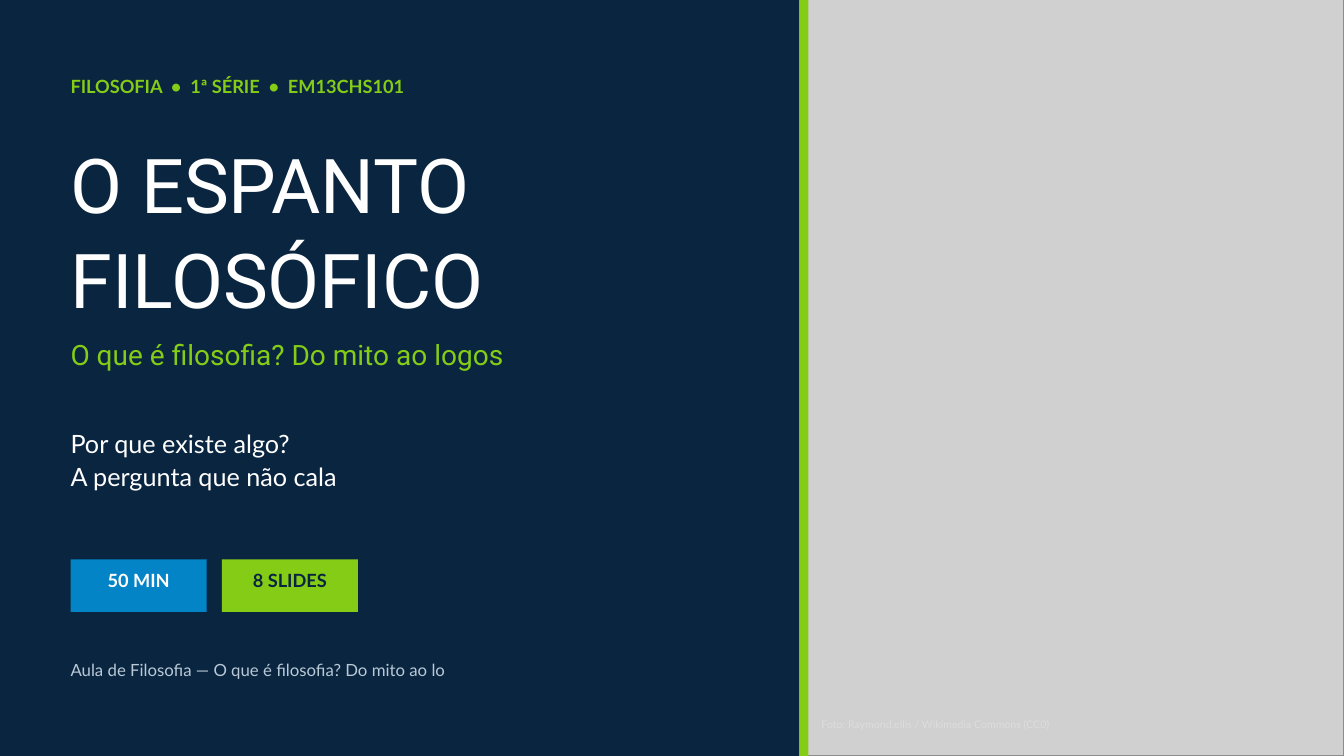
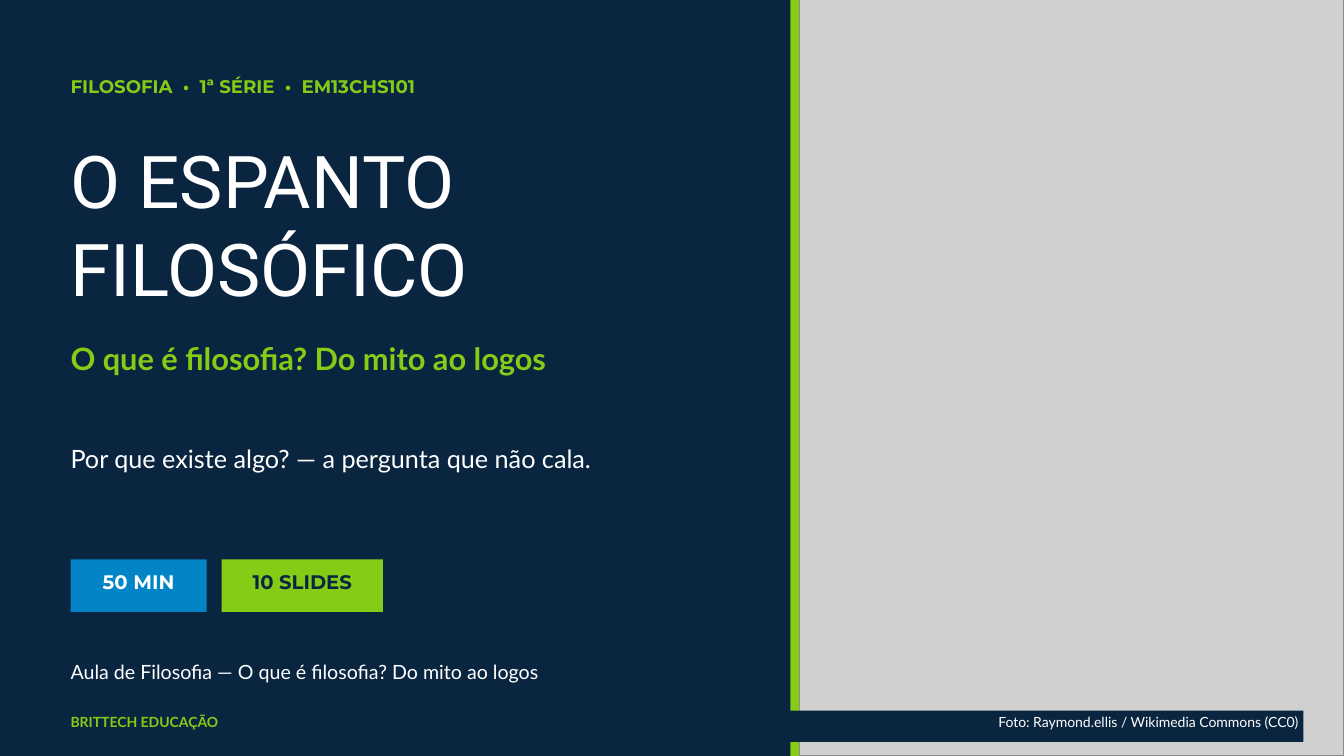
Before and after one commit to thiagollipe-web/brittech-educacao-aulas, a slide deck: slide 1 of ensino-medio/filosofia-1serie-o-que-e-filosofia.pptx. Drawn at 1344x756 pixels with LibreOffice and Linux fonts; fonts in the diff are those of the drawing; grey boxes stand for pictures. Boxes give left, top, right and bottom in pixels: in the first picture for what was removed or moved away, otherwise in the second. Text is boxed around its words. In the diff, an @@ line names an element or a change of style, - is before the commit and + after.

```diff
--- a/ensino-medio/filosofia-1serie-o-que-e-filosofia.pptx
+++ b/ensino-medio/filosofia-1serie-o-que-e-filosofia.pptx
@@ rectangle: place and size @@
-rectangle at [800,0,809,756]
+rectangle at [790,0,800,756]
@@ text "FILOSOFIA • 1ª SÉRIE • ..." at [71,76,415,93]: font Lato to Montserrat @@
@@ text "O ESPANTO" at [71,155,468,297]: size 54 to 52 pt; line spacing 1.02 to 1; less space between paragraphs @@
@@ text "O que é filosofia? Do ..." at [71,347,546,376]: size 20 to 22 pt, font Roboto to Lato, bold on; line spacing 1 to 1.05 @@
@@ text at [71,449,591,472]: text changed @@
-Por que existe algo?
-A pergunta que não cala
+Por que existe algo? — a pergunta que não cala.
@@ rectangle: place and size @@
-rectangle at [222,560,358,612]
+rectangle at [222,560,383,612]
@@ text "50 MIN" at [103,575,174,590]: size 13 to 14 pt, font Lato to Montserrat @@
@@ text at [253,575,352,589]: text changed; size 13 to 14 pt; font Lato to Montserrat @@
-8 SLIDES
+10 SLIDES
@@ text at [71,664,538,683]: text changed; size 12 to 14 pt; text colour #B9C9D6 to #FFFFFF @@
-Aula de Filosofia — O que é filosofia? Do mito ao lo
+Aula de Filosofia — O que é filosofia? Do mito ao logos
@@ text added at [71,715,219,730], 10 pt, text #84CC16, bold @@
+BRITTECH EDUCAÇÃO
@@ rectangle added at [759,711,1304,742], fill #0A2540 @@
@@ text added at [998,716,1299,730], 10 pt, text #FFFFFF @@
+Foto: Raymond.ellis / Wikimedia Commons (CC0)
```
Also in this commit, not shown: 3 other slides changed, 6 slides added, 4 slides removed, 4 other files.
